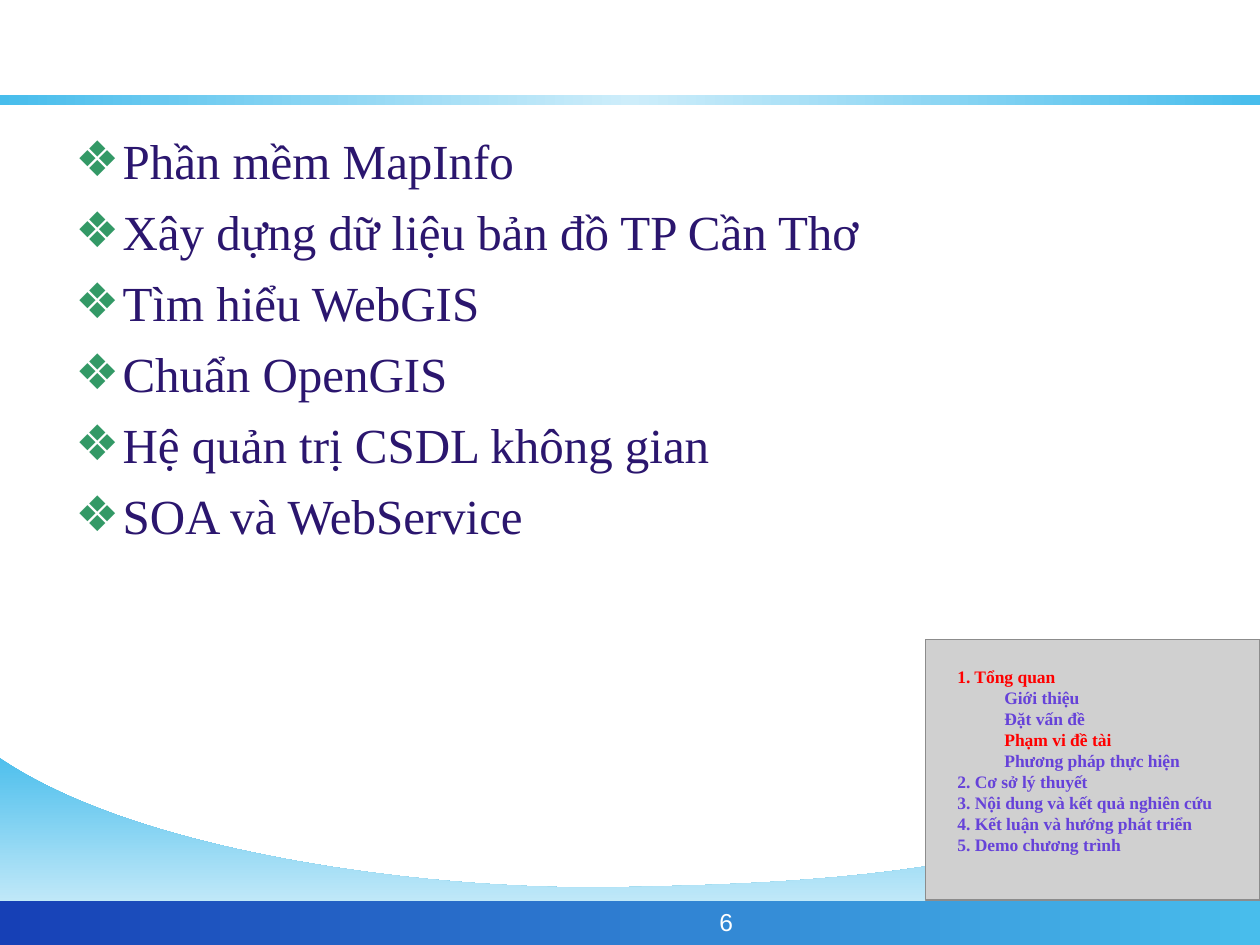
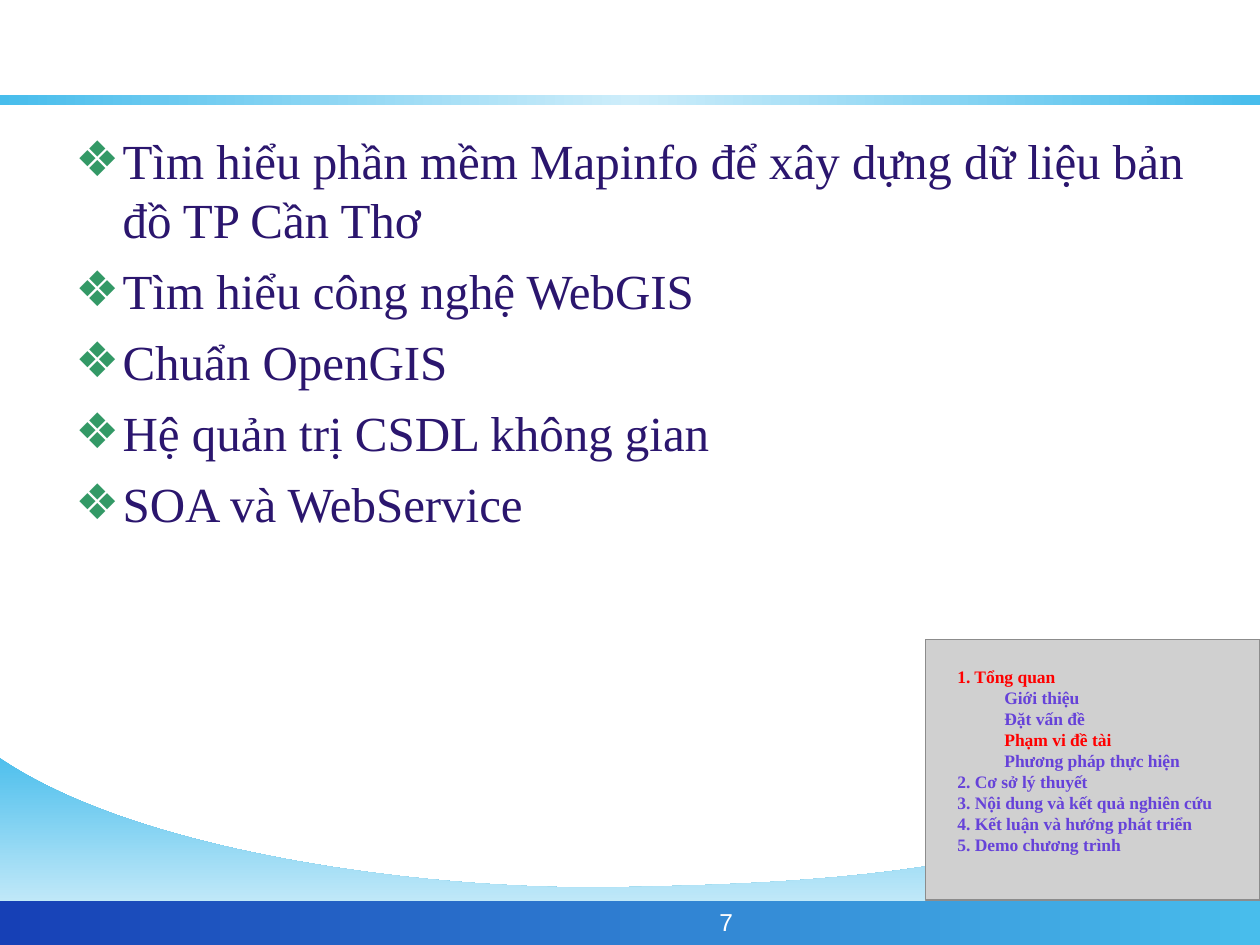
Before and after one commit to phamngsinh/cantho-webgis, a slide deck: slide 7 of Document/Bao Cao/BaoCaoLuanVan.ppt (slide 6 before the commit). Drawn at 1260x945 pixels with LibreOffice and Linux fonts; fonts in the diff are those of the drawing; grey boxes stand for pictures; background and template pictures are left out. Boxes give left, top, right and bottom in pixels: in the first picture for what was removed or moved away, otherwise in the second. Text is boxed around its words. In the diff, an @@ line names an element or a change of style, - is before the commit and + after.

```diff
--- a/Document/Bao Cao/BaoCaoLuanVan.ppt
+++ b/Document/Bao Cao/BaoCaoLuanVan.ppt
@@ text at <box>123,143,1184,318</box>: text changed @@
-❖ Phần mềm MapInfo
-❖ Xây dựng dữ liệu bản đồ TP Cần Thơ
-❖ Tìm hiểu WebGIS
+❖ Tìm hiểu phần mềm Mapinfo để xây dựng dữ liệu bản đồ TP Cần Thơ
+❖ Tìm hiểu công nghệ WebGIS
@@ page number at <box>719,914,733,931</box>: text changed @@
-6
+7
```
Also in this commit, not shown: 5 other slides changed, 1 other file.
